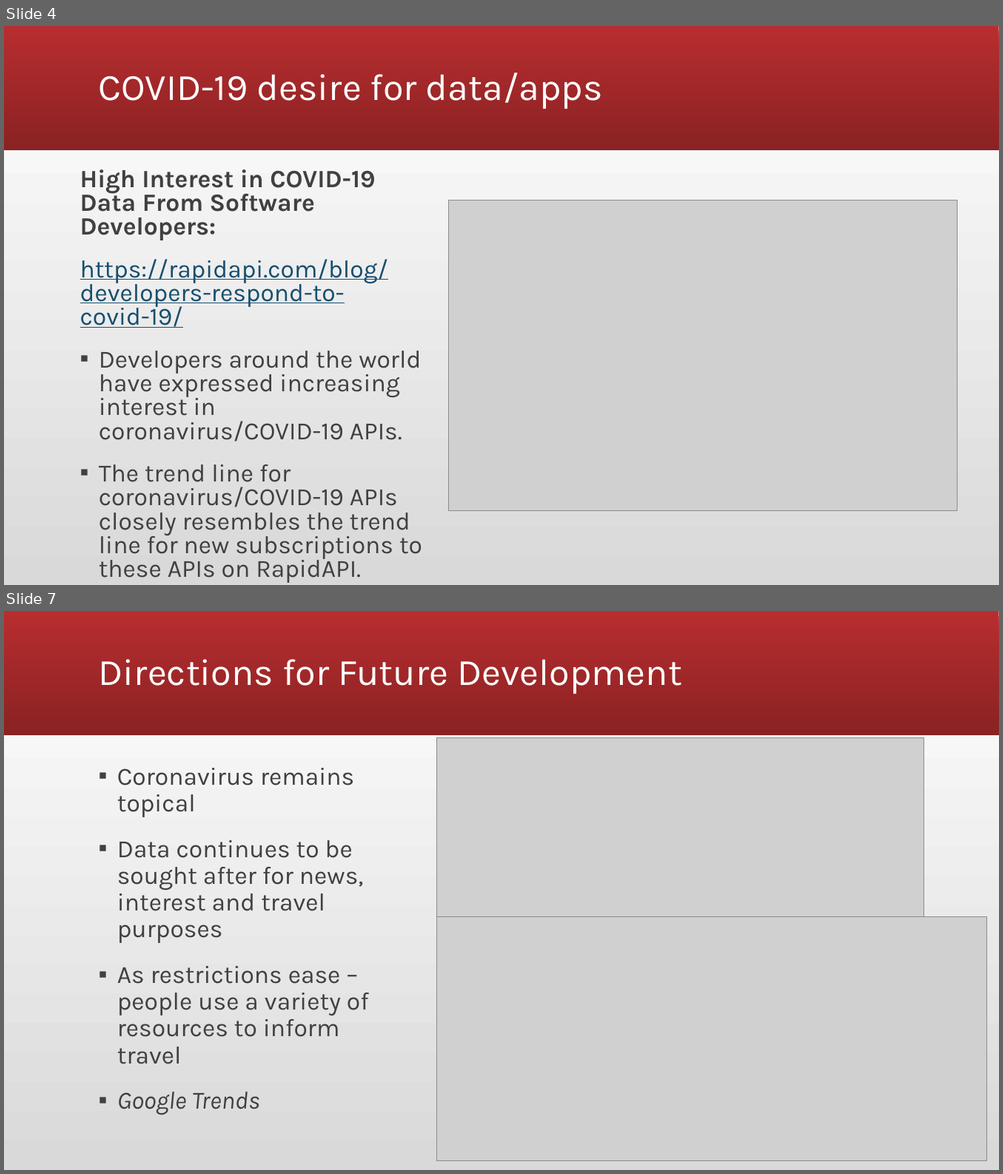
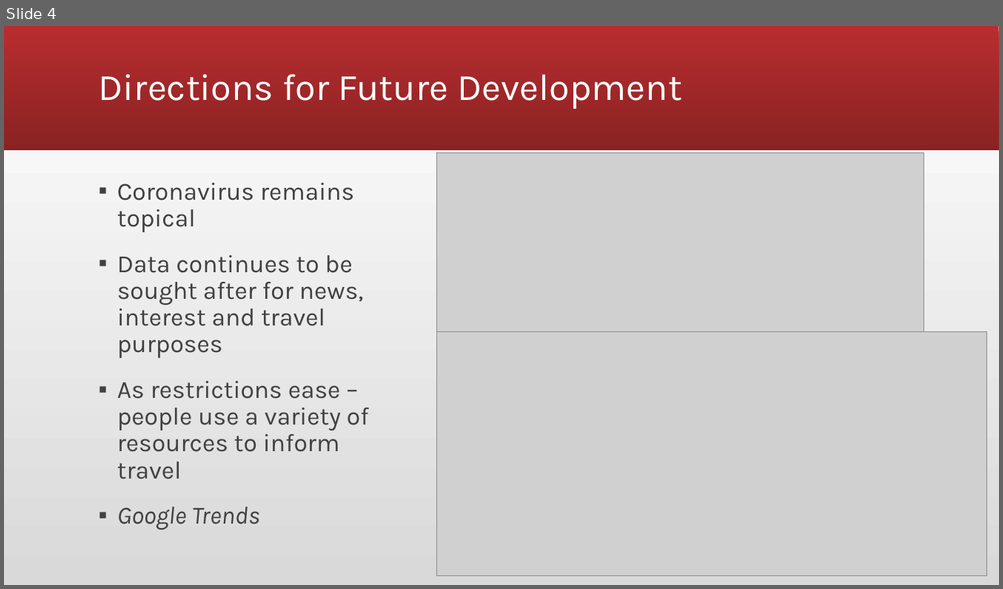
Before and after one commit to ldipaola/covid-dashboard, a slide deck: Coronavirus COVID-19 Presentation.pptx. Shown one above the other, each under a label of ours: slides 4 and 7 before the commit, slide 4 after it; the slides between them are not shown. The pictures are 1003x1174 and 1003x589 pixels, drawn with LibreOffice and Linux fonts; fonts in the diff are those of the drawing; grey boxes stand for pictures. Boxes give left, top, right and bottom in pixels: in the first picture for what was removed or moved away, otherwise in the second. Text is boxed around its words. In the diff, an @@ line names an element or a change of style, - is before the commit and + after.

```diff
--- a/Coronavirus COVID-19 Presentation.pptx
+++ b/Coronavirus COVID-19 Presentation.pptx
@@ slide 4 removed at (4, 26, 999, 585), background gradient #D9D9D9 to #FFFFFF; not listed: 1 template element that a slide beside it also shows @@
@@ title removed at (99, 73, 603, 109) @@
-COVID-19 desire for data/apps
@@ text removed at (80, 170, 422, 583) @@
-High Interest in COVID-19 Data From Software Developers:
-https://rapidapi.com/blog/developers-respond-to-covid-19/
-▪ Developers around the world have expressed increasing interest in coronavirus/COVID-19 APIs.
-▪ The trend line for coronavirus/COVID-19 APIs closely resembles the trend line for new subscriptions to these APIs on RapidAPI.
@@ picture removed at (449, 200, 957, 511) @@
@@ what was slide 7 is now slide 4 @@
```
Also in this commit, not shown: 4 slides changed, 1 slide added, 1 other slide removed.
